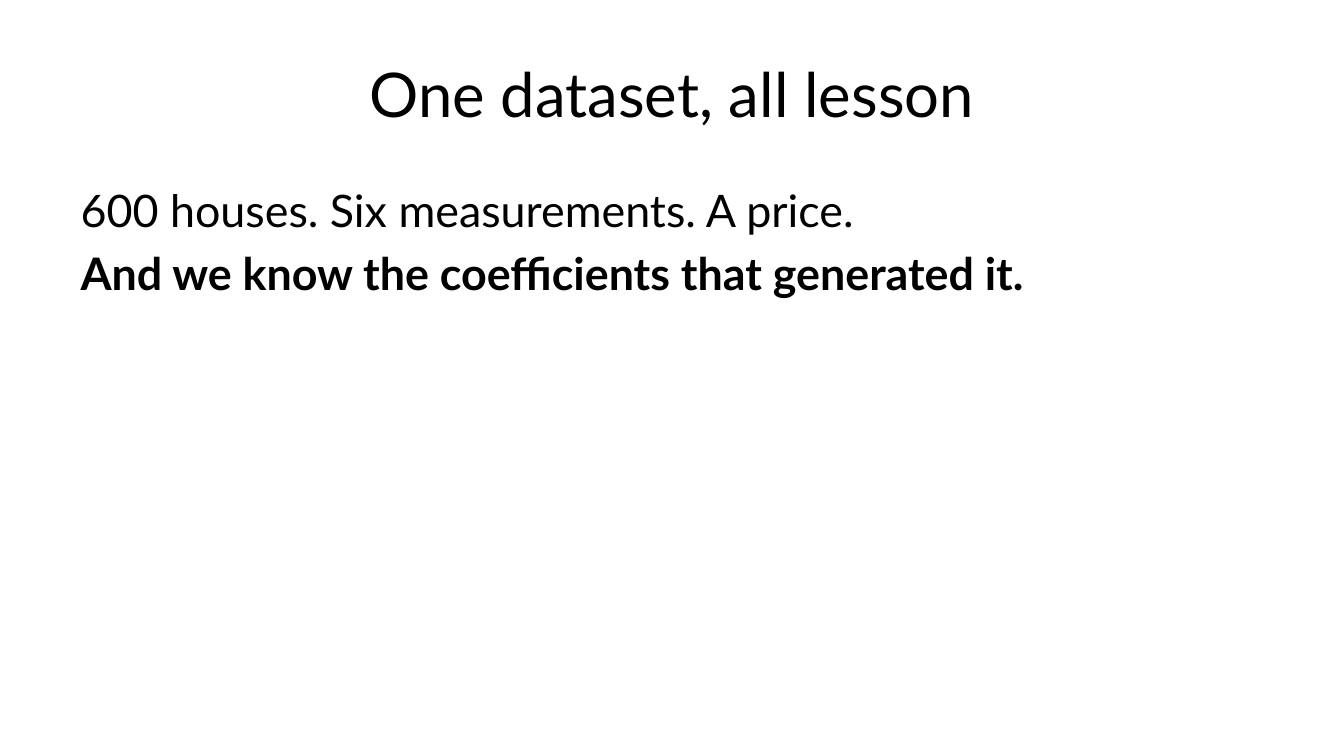
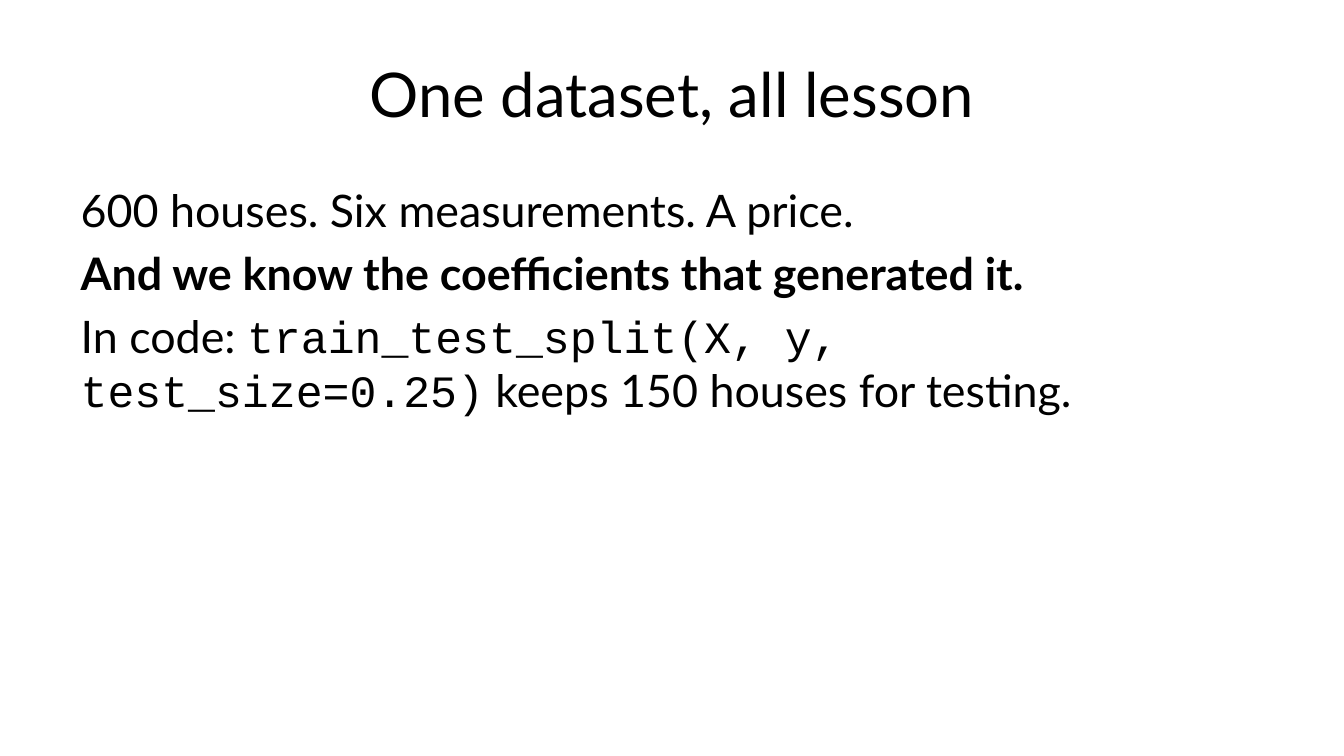
Before and after one commit to fabioantonini/technologies-for-artificial-intelligence, a slide deck: slide 4 of Lessons/03_regression/Slides/regression_slides.pptx. Drawn at 1344x756 pixels with LibreOffice and Linux fonts; fonts in the diff are those of the drawing; background and template pictures are left out. Boxes give left, top, right and bottom in pixels: in the first picture for what was removed or moved away, otherwise in the second. Text is boxed around its words. In the diff, an @@ line names an element or a change of style, - is before the commit and + after.

```diff
--- a/Lessons/03_regression/Slides/regression_slides.pptx
+++ b/Lessons/03_regression/Slides/regression_slides.pptx
@@ text at box(81, 320, 1071, 417): paragraph added @@
+In code: train_test_split(X, y, test_size=0.25) keeps 150 houses for testing.
```
Also in this commit, not shown: 8 other slides changed, 3 other files.
